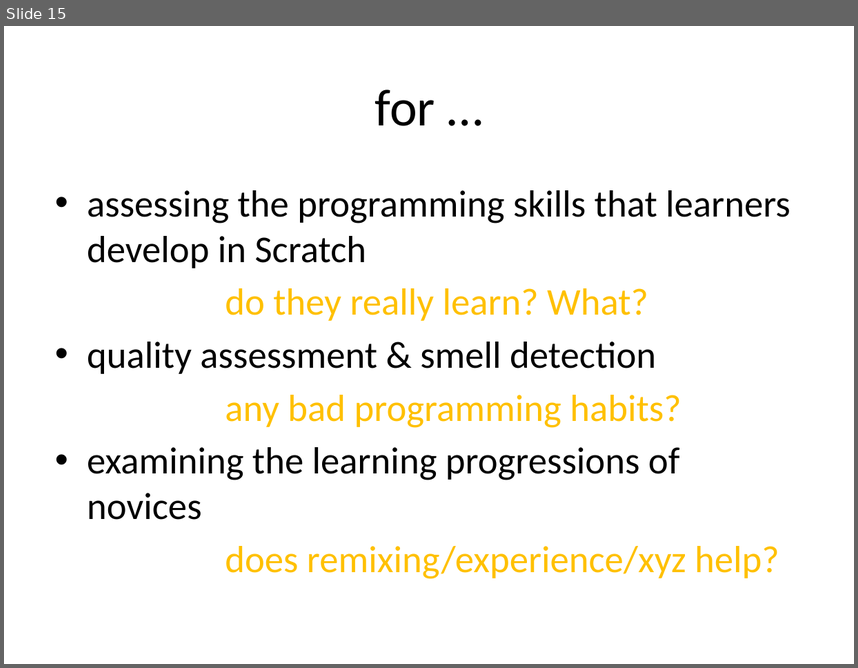
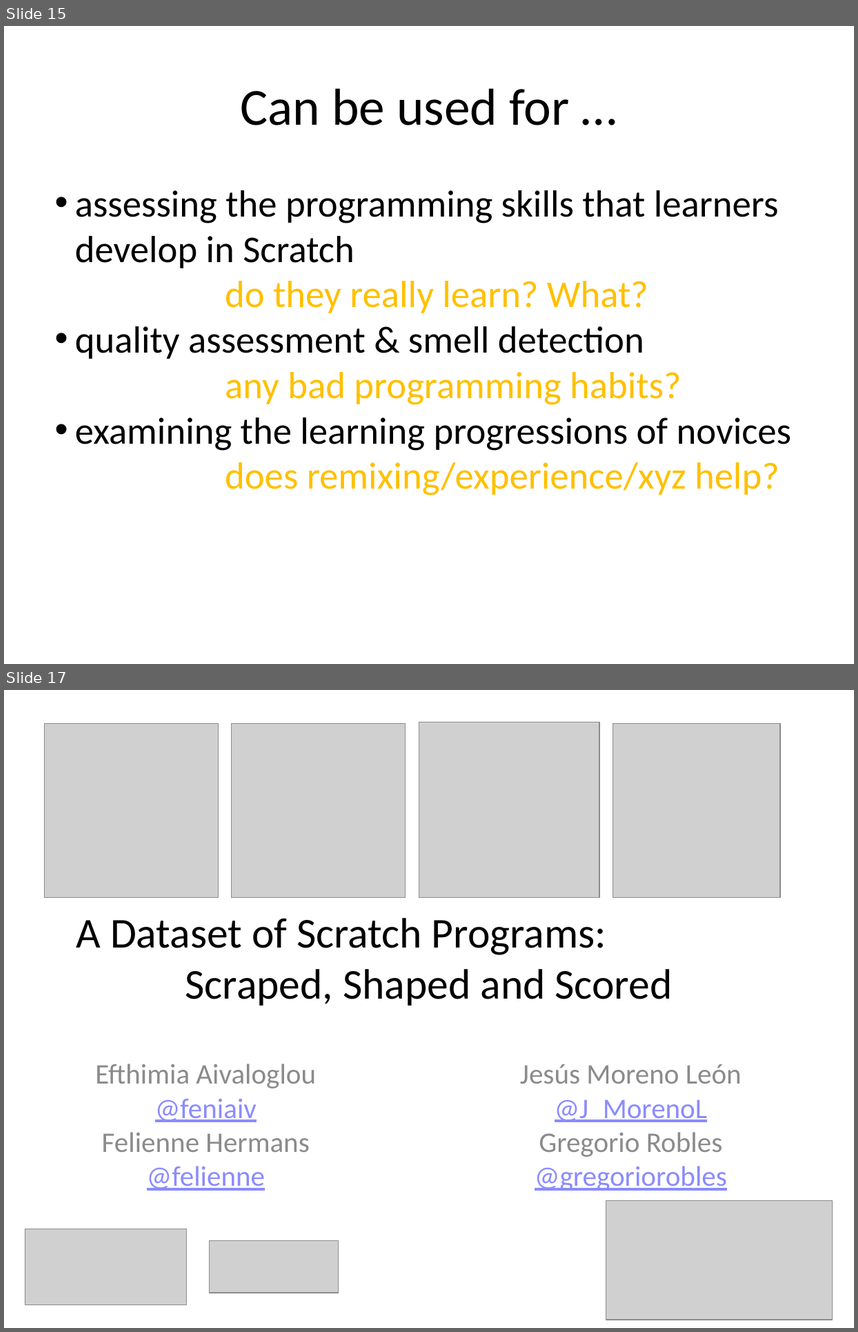
Before and after one commit to spreadsheetlab/ScratchDatasetMSR, a slide deck: MSR-Scratch.pptx. Shown one above the other, each under a label of ours: slide 15 before the commit, slides 15 and 17 after it; the slides between them are not shown. The pictures are 858x668 and 858x1332 pixels, drawn with LibreOffice and Linux fonts; fonts in the diff are those of the drawing; grey boxes stand for pictures. Boxes give left, top, right and bottom in pixels: in the first picture for what was removed or moved away, otherwise in the second. Text is boxed around its words. In the diff, an @@ line names an element or a change of style, - is before the commit and + after.

Commit message:
Final presentation used at MSR 2017

```diff
--- a/MSR-Scratch.pptx
+++ b/MSR-Scratch.pptx
@@ slide 17 added at (x1=4, y1=690, x2=854, y2=1328), background #FFFFFF @@
@@ picture added at (x1=44, y1=723, x2=218, y2=898) @@
@@ picture added at (x1=232, y1=723, x2=406, y2=898) @@
@@ picture added at (x1=419, y1=722, x2=599, y2=898) @@
@@ picture added at (x1=613, y1=723, x2=781, y2=898) @@
@@ text added at (x1=76, y1=918, x2=673, y2=1005), 36 pt, text #000000 @@
+A Dataset of Scratch Programs:
+Scraped, Shaped and Scored
@@ text added at (x1=95, y1=1063, x2=316, y2=1190), 24 pt, text #8B8B8B @@
+Efthimia Aivaloglou
+@feniaiv
+Felienne Hermans
+@felienne
@@ text added at (x1=520, y1=1064, x2=742, y2=1190), 24 pt, text #8B8B8B @@
+Jesús Moreno León
+@J_MorenoL
+Gregorio Robles
+@gregoriorobles
@@ picture added at (x1=606, y1=1200, x2=832, y2=1319) @@
@@ picture added at (x1=25, y1=1228, x2=187, y2=1304) @@
@@ picture added at (x1=210, y1=1240, x2=339, y2=1292) @@
@@ slide 15 changed as well @@
@@ text at (x1=240, y1=88, x2=569, y2=125): text changed @@
-for …
+Can be used for …
@@ text "assessing the programming skills that ..." at (x1=75, y1=190, x2=792, y2=495): indent changed; less space between paragraphs @@
```
Also in this commit, not shown: 11 other slides changed, 2 other slides added, 1 slide removed, 1 other file.
